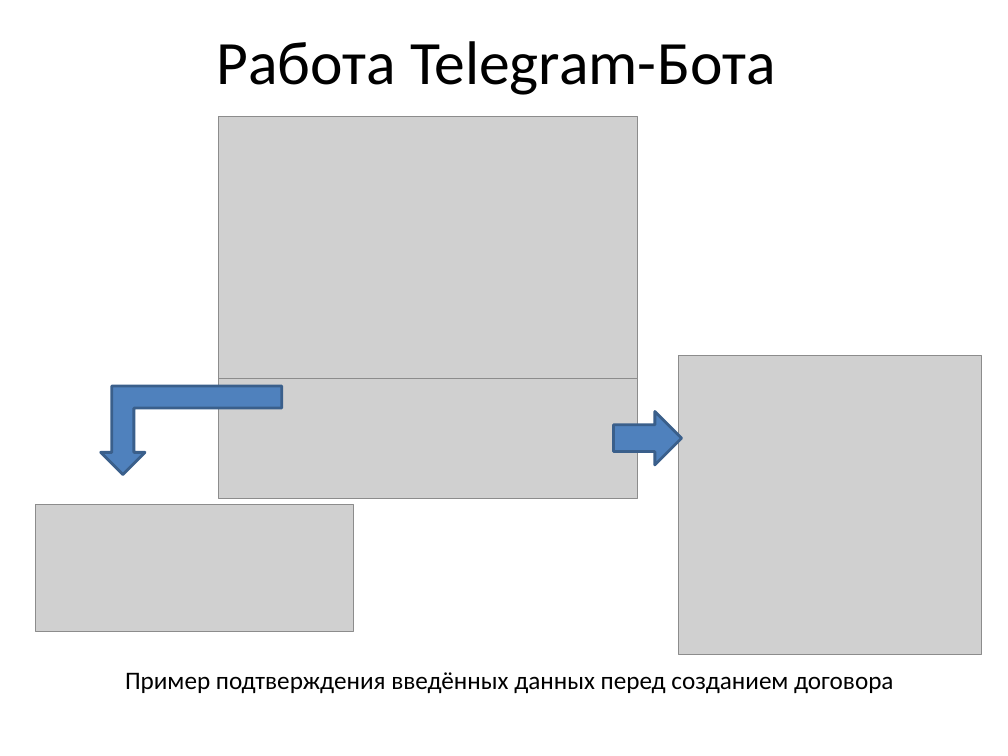
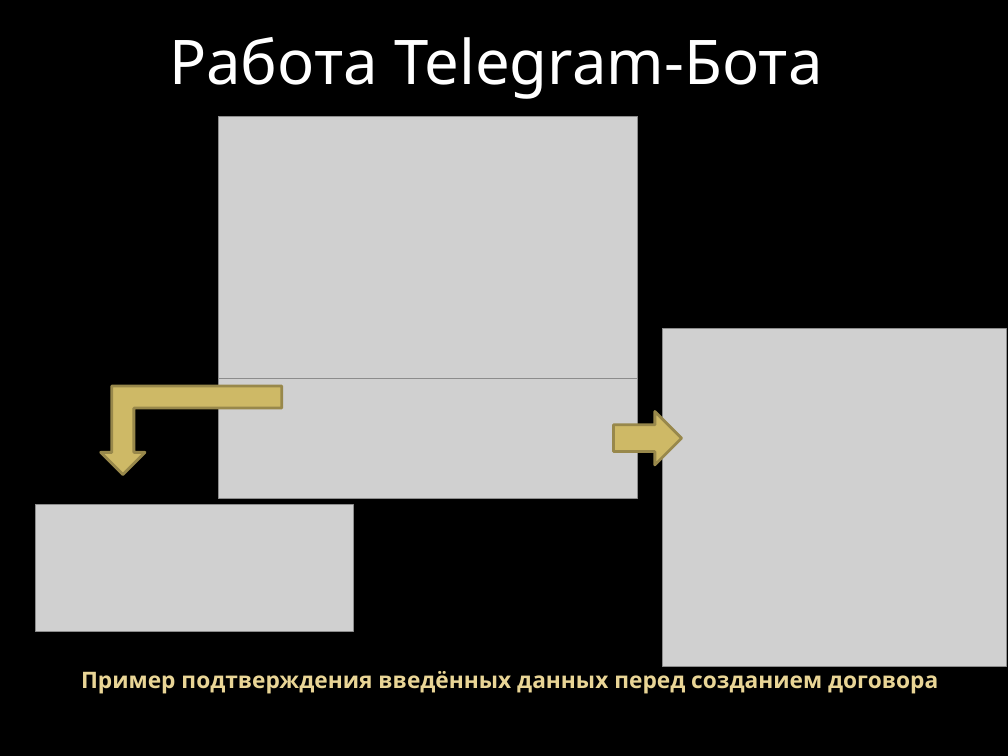
Before and after one commit to Ivan9005/autoexpert-bot, a slide deck: slide 9 of presentation/Система автоматизации оформления договоров автоэксперта на базе Telegram-бота.pptx. Drawn at 1008x756 pixels with LibreOffice and Linux fonts; fonts in the diff are those of the drawing; grey boxes stand for pictures; background and template pictures are left out. Boxes give left, top, right and bottom in pixels: in the first picture for what was removed or moved away, otherwise in the second. Text is boxed around its words. In the diff, an @@ line names an element or a change of style, - is before the commit and + after.

```diff
--- a/presentation/Система автоматизации оформления договоров автоэксперта на базе Telegram-бота.pptx
+++ b/presentation/Система автоматизации оформления договоров автоэксперта на базе Telegram-бота.pptx
@@ background #FFFFFF to picture (left out) @@
@@ text "Работа Telegram-Бота" at (x1=169, y1=37, x2=823, y2=99): font Calibri to Noto Sans, text colour #000000 to #FFFFFF @@
@@ picture resized from (x1=678, y1=356, x2=982, y2=654) to (x1=662, y1=329, x2=1006, y2=667) @@
@@ bent up arrow at (x1=101, y1=386, x2=282, y2=475): fill #4F81BD to #CEB966; outline #3A5F8C 2 pt to #98894B 2 pt @@
@@ up arrow at (x1=613, y1=412, x2=682, y2=465): fill #4F81BD to #CEB966; outline #3A5F8C 2 pt to #98894B 2 pt @@
@@ title "Пример подтверждения введённых данных перед ..." at (x1=81, y1=671, x2=938, y2=694): size 18 to 16.2 pt, font Calibri to Noto Sans, text colour #000000 to gradient #EAD696 to #E7D081, bold on @@
```
Also in this commit, not shown: 15 other slides changed.
